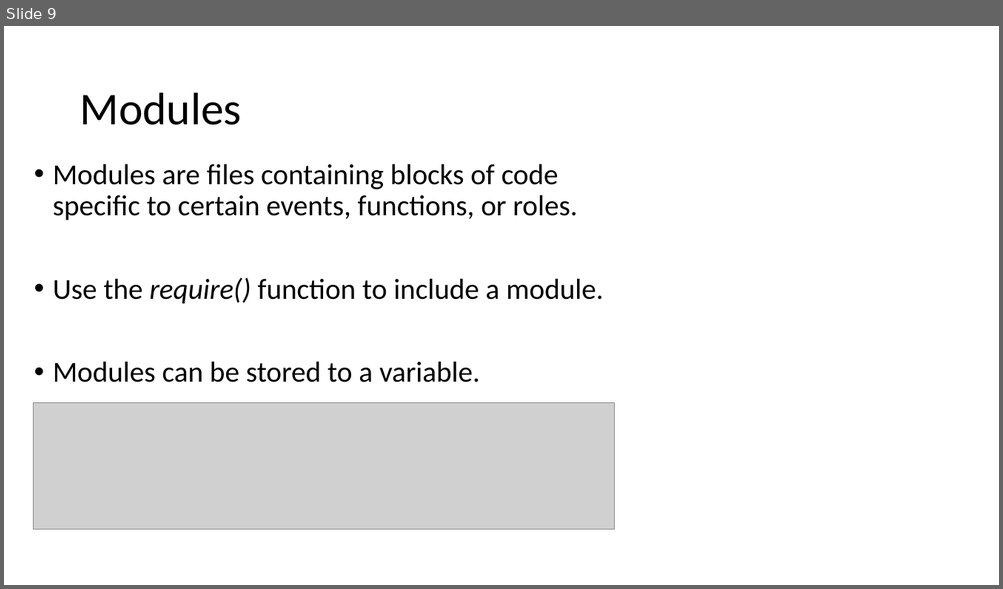
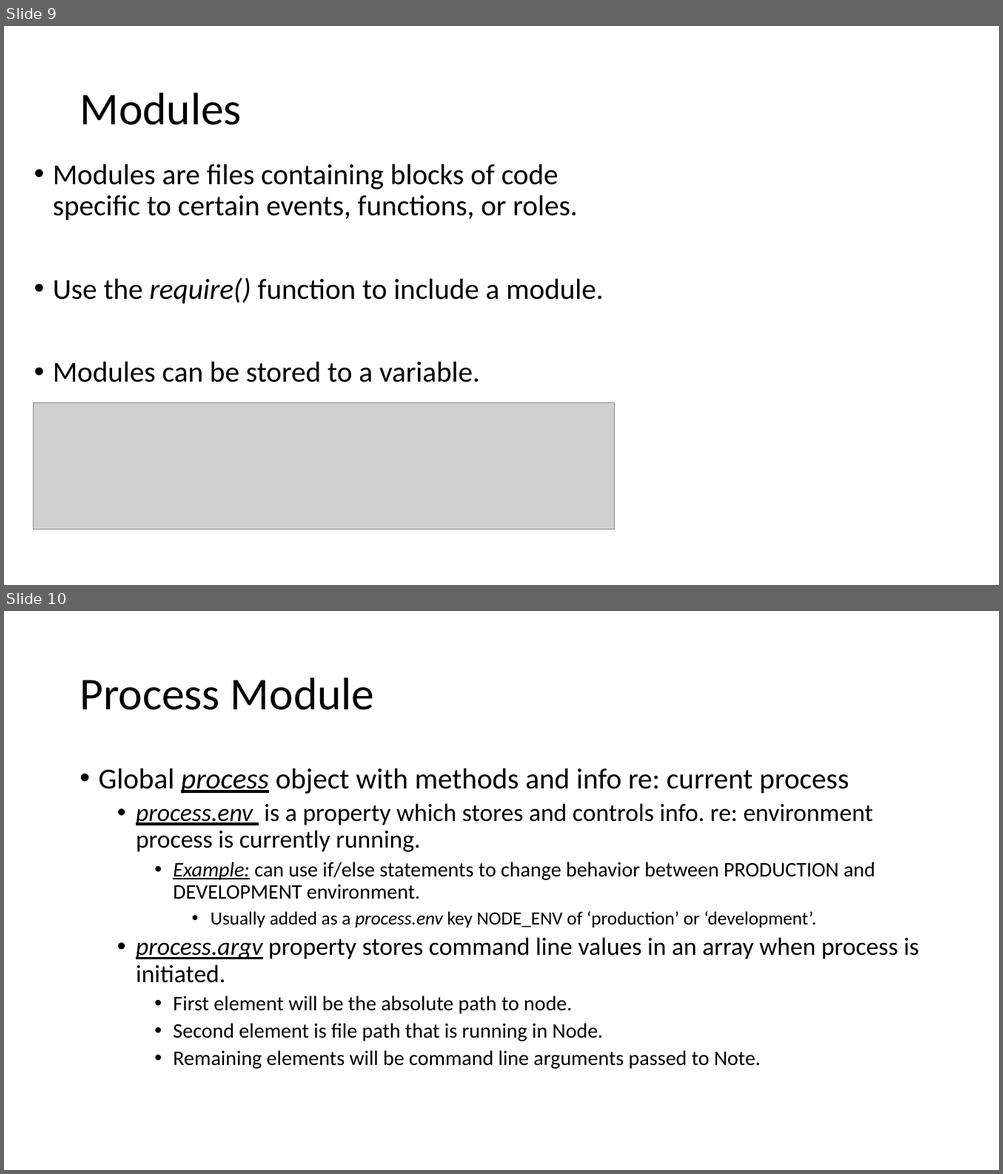
Before and after one commit to RyanK-TFATF/nodejs_express_practice, a slide deck: notes/node.js.pptx. Shown one above the other, each under a label of ours: slide 9 before the commit, slides 9 and 10 after it. The pictures are 1003x589 and 1003x1174 pixels, drawn with LibreOffice and Linux fonts; fonts in the diff are those of the drawing; grey boxes stand for pictures. Boxes give left, top, right and bottom in pixels: in the first picture for what was removed or moved away, otherwise in the second. Text is boxed around its words. In the diff, an @@ line names an element or a change of style, - is before the commit and + after.

```diff
--- a/notes/node.js.pptx
+++ b/notes/node.js.pptx
@@ slide 10 added at bbox=[4, 611, 999, 1170], background #FFFFFF @@
@@ title added at bbox=[79, 678, 375, 710], 44 pt, text #000000 @@
+Process Module
@@ text added at bbox=[99, 768, 919, 1069], 20 pt, text #000000 @@
+• Global process object with methods and info re: current process
+  • process.env is a property which stores and controls info. re: environment process is currently running.
+    • Example: can use if/else statements to change behavior between PRODUCTION and DEVELOPMENT environment.
+      • Usually added as a process.env key NODE_ENV of ‘production’ or ‘development’.
+  • process.argv property stores command line values in an array when process is initiated.
+    • First element will be the absolute path to node.
+    • Second element is file path that is running in Node.
+    • Remaining elements will be command line arguments passed to Note.
```
Also in this commit, not shown: 2 other slides added, 1 other file.
